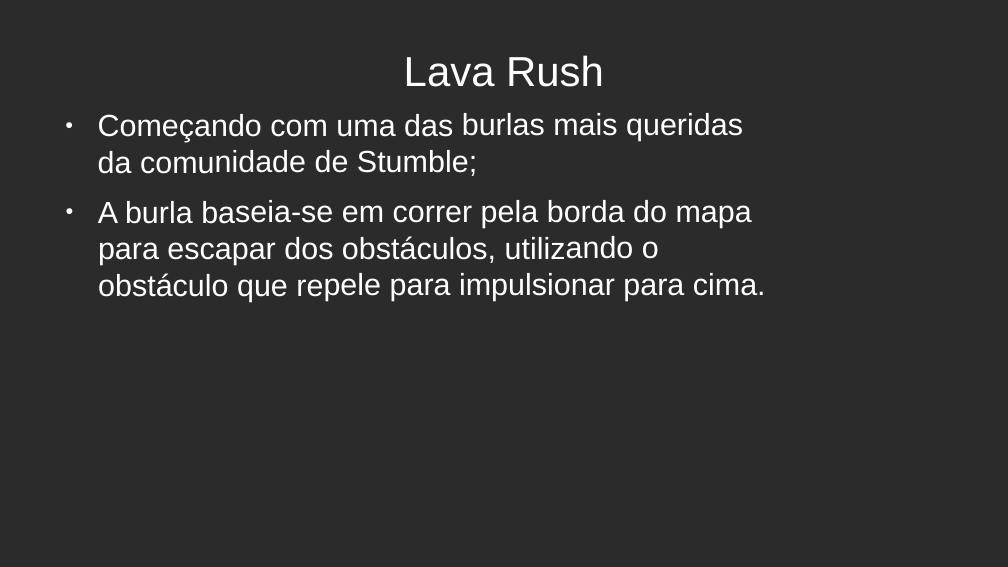
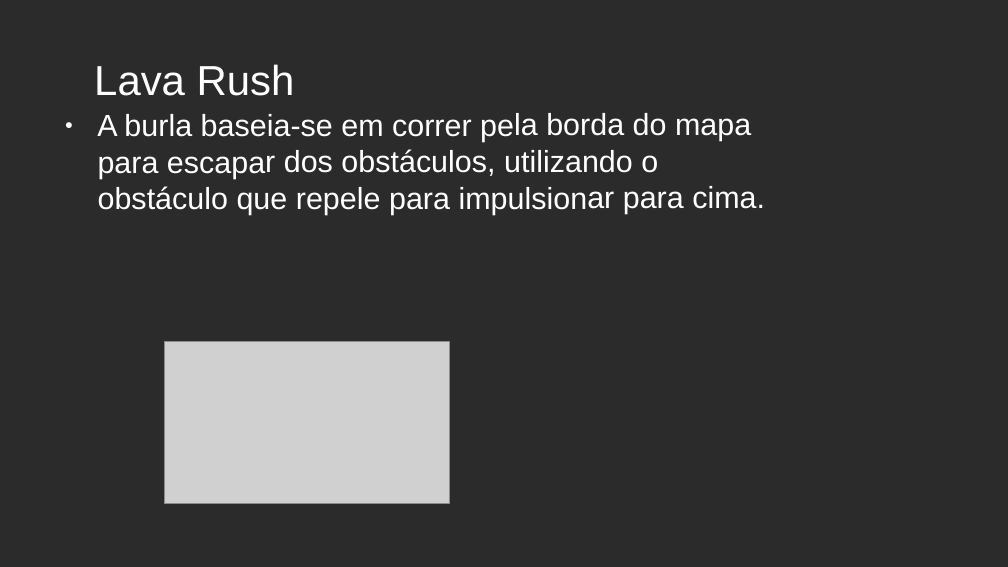
Before and after one commit to bernacastro/repositoriolegal, a slide deck: slide 6 of Strumble.gays.odp. Drawn at 1008x567 pixels with LibreOffice and Linux fonts; fonts in the diff are those of the drawing; grey boxes stand for pictures; background and template pictures are left out; a plain dark background stands for a picture behind light text. Boxes give left, top, right and bottom in pixels: in the first picture for what was removed or moved away, otherwise in the second. Text is boxed around its words. In the diff, an @@ line names an element or a change of style, - is before the commit and + after.

```diff
--- a/Strumble.gays.odp
+++ b/Strumble.gays.odp
@@ title "Lava Rush": place and size @@
-title "Lava Rush" at bbox=[404, 55, 604, 87]
+title "Lava Rush" at bbox=[94, 64, 295, 96]
@@ text at bbox=[98, 113, 743, 176]: paragraph removed @@
-● Começando com uma das burlas mais queridas da comunidade de Stumble;
@@ picture added at bbox=[165, 342, 450, 504] @@
```
Also in this commit, not shown: 4 other slides changed.
